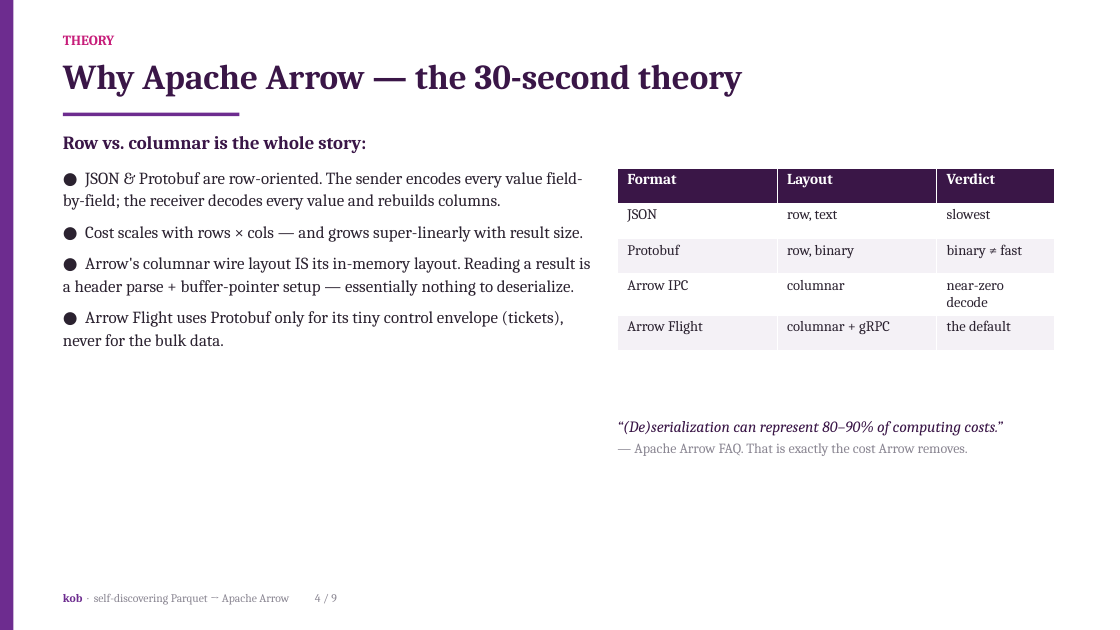
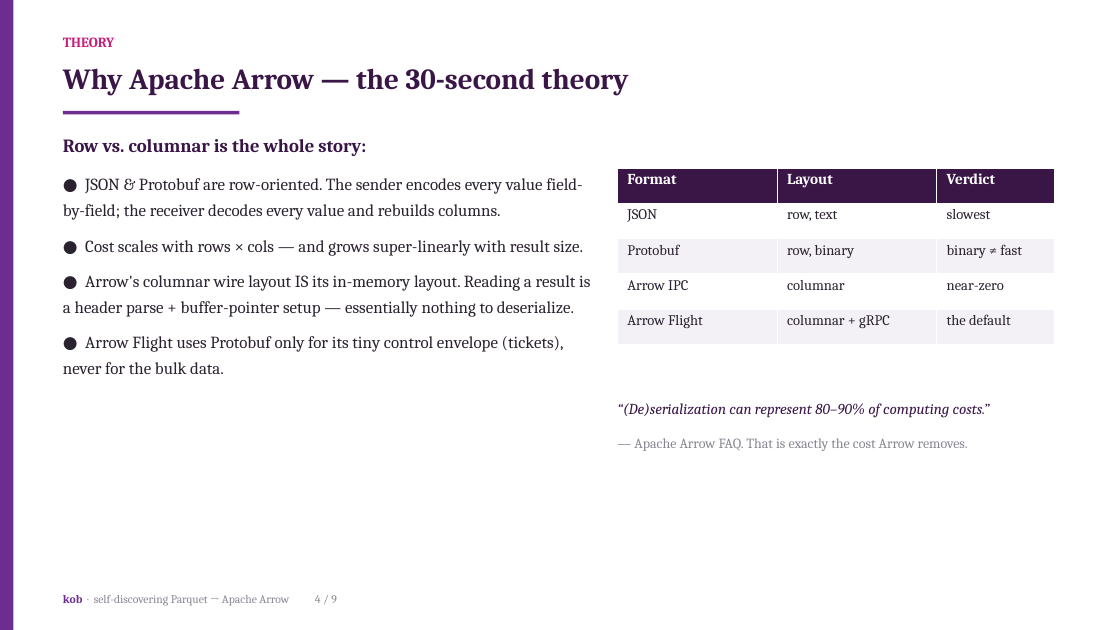
Before and after one commit to iyedexe/kob, a slide deck: slide 4 of presentation/kob.pptx. Drawn at 1120x630 pixels with LibreOffice and Linux fonts; fonts in the diff are those of the drawing. Boxes give left, top, right and bottom in pixels: in the first picture for what was removed or moved away, otherwise in the second. Text is boxed around its words. In the diff, an @@ line names an element or a change of style, - is before the commit and + after.

```diff
--- a/presentation/kob.pptx
+++ b/presentation/kob.pptx
@@ text "THEORY" at (63,37,114,47): line spacing 1.05 to 1.18 @@
@@ text "Why Apache Arrow — the ..." at (63,68,629,96): size 30 to 25 pt; line spacing 1.05 to 1.18 @@
@@ text "Row vs. columnar is the ..." at (63,139,590,374): line spacing 1.05 to 1.18; line spacing 1.1 to 1.28 @@
@@ table at (618,168,1054,344) @@
-row 4, column 3: near-zero decode
+row 4, column 3: near-zero
@@ text "“(De)serialization can represent 80–90% of ...": place and size @@
-text "“(De)serialization can represent 80–90% of ..." at (617,421,1002,456)
+text "“(De)serialization can represent 80–90% of ..." at (617,403,990,451)
@@ text "“(De)serialization can represent 80–90% of ..." at (617,403,990,451): size 13.5 to 13 pt in "“(De)serialization can represent 80–90% of computing costs.”"; line spacing 1.05 to 1.25; more space between paragraphs; line spacing 1.05 to 1.2 @@
```
Also in this commit, not shown: 8 other slides changed, 1 other file.
